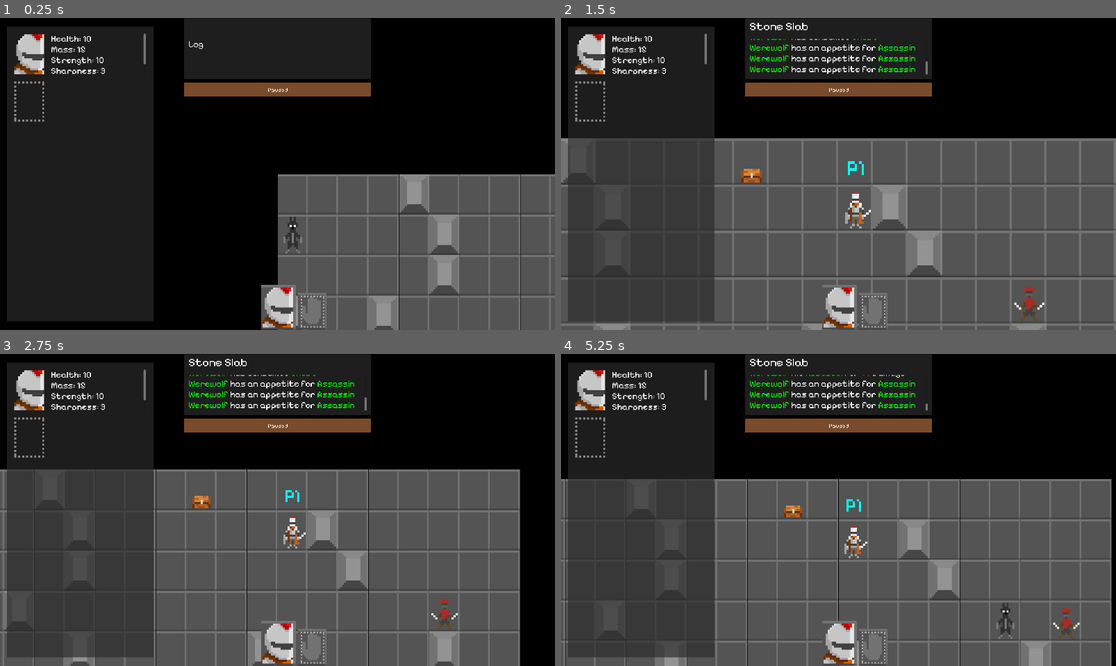
Above: before the commit, frames 1-4 (two rows, left to right).
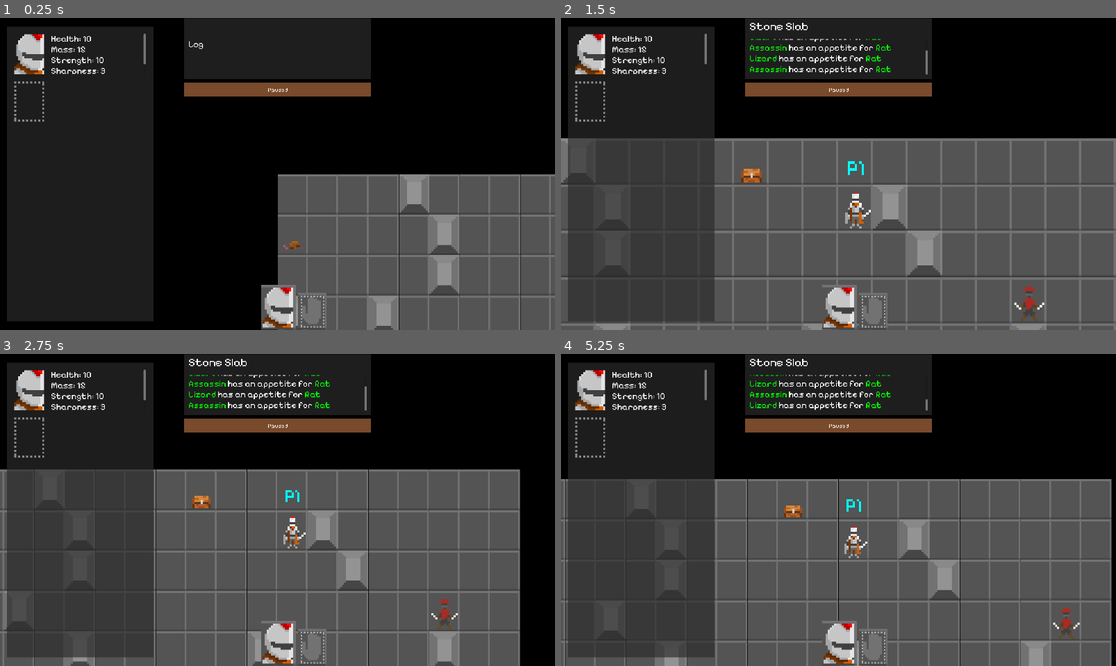
Above: after the commit, the same moments.

Repository: joshandersn/firecrest
Game: Godot game, scene res://main.tscn
Same seed, same stepped clock (60 frames per second), same inputs: the game is played once before the commit and once after it.
Inputs (mouse positions are in pixels of both pictures, inside the frame that each line leads up to):
- Up to frame 1 (0.25 s): no input
- Up to frame 2 (1.5 s): tap Enter at 0.5 s; move the mouse to (855, 192) at 0.52 s; hold D (move_right) 0.53-1.28 s; tap T (talk) at 0.6 s; move the mouse to (583, 192) at 1.27 s; hold S (move_down) from 1.28 s (still down); tap = (zoom_in) at 1.35 s
- Up to frame 3 (2.75 s): move the mouse to (16, 488) at 2.02 s; release S (move_down) at 2.03 s; hold D (move_right) from 2.03 s (still down); tap - (zoom_out) at 2.1 s
- Up to frame 4 (5.25 s): tap Space at 2.75, 5 s; move the mouse to (644, 491) at 2.77 s; release D (move_right) at 2.78 s; hold W (move_up) 2.78-3.53 s; tap T (talk) at 2.85, 5.1 s; move the mouse to (672, 528) at 3.52 s; hold A (move_left) 3.53-5.03 s; tap = (zoom_in) at 3.6 s; tap Enter at 4.25 s; move the mouse to (716, 531) at 4.27 s; tap - (zoom_out) at 4.35 s; move the mouse to (583, 528) at 5.02 s; hold S (move_down) from 5.03 s (still down)

The runs differ from the first frame. In frame 1, 0.2% of the frame differs, in the area x 51-55%, y 63-76%; in frame 2, 0.9%; in frame 3, 0.9%; in frame 4, 1.0%, in the area x 34-82%, y 6-92%.
Error in both runs: Invalid access to property or key 'entity' on a base object of type 'Nil'. (res://Objects/talk.gd:5)

Commit message:
adds wildlife

Diff:
--- /dev/null
+++ b/Entities/Wizard.tres
@@ -0,0 +1,23 @@
+[gd_resource type="Resource" script_class="ResEntity" load_steps=5 format=3 uid="uid://gisjknl5he8q"]
+
+[ext_resource type="Texture2D" uid="uid://u6tl41jyyiru" path="res://Assets/wizard.png" id="1_hwvxg"]
+[ext_resource type="Texture2D" uid="uid://cbhq63kw4toi5" path="res://Assets/grave.png" id="1_k086u"]
+[ext_resource type="Script" path="res://Resources/res_entity.gd" id="2_aplh3"]
+[ext_resource type="Texture2D" uid="uid://bfdh7x8cwn1pf" path="res://Assets/wizard portrait.png" id="3_1jvhw"]
+
+[resource]
+script = ExtResource("2_aplh3")
+tag = "Wizard"
+artwork = ExtResource("1_hwvxg")
+artwork_dead = ExtResource("1_k086u")
+portrait = ExtResource("3_1jvhw")
+health = 5
+health_max = 5
+strength = 3
+inititive = 3
+mass = 4
+sharpness = 1
+protein = 3
+savagery = 1
+sense = 10
+storage = Array[ExtResource("2_aplh3")]([])
--- /dev/null
+++ b/Entities/lizard.tres
@@ -0,0 +1,21 @@
+[gd_resource type="Resource" script_class="ResEntity" load_steps=4 format=3 uid="uid://bmurenvammway"]
+
+[ext_resource type="Texture2D" uid="uid://cl30hli1rsp80" path="res://Assets/lizard.png" id="1_nhpb7"]
+[ext_resource type="Texture2D" uid="uid://cbhq63kw4toi5" path="res://Assets/grave.png" id="2_i2xha"]
+[ext_resource type="Script" path="res://Resources/res_entity.gd" id="3_q07mu"]
+
+[resource]
+script = ExtResource("3_q07mu")
+tag = "Lizard"
+artwork = ExtResource("1_nhpb7")
+artwork_dead = ExtResource("2_i2xha")
+health = 5
+health_max = 5
+strength = 3
+inititive = 2
+mass = 4
+sharpness = 3
+protein = 6
+savagery = 3
+sense = 5
+storage = Array[ExtResource("3_q07mu")]([])
--- /dev/null
+++ b/Entities/rat.tres
@@ -0,0 +1,21 @@
+[gd_resource type="Resource" script_class="ResEntity" load_steps=4 format=3 uid="uid://7e8s2wq0syme"]
+
+[ext_resource type="Texture2D" uid="uid://cbhq63kw4toi5" path="res://Assets/grave.png" id="1_sb5ex"]
+[ext_resource type="Texture2D" uid="uid://b0rvs6vlqxv6p" path="res://Assets/rat.png" id="1_xk0rh"]
+[ext_resource type="Script" path="res://Resources/res_entity.gd" id="2_hpfia"]
+
+[resource]
+script = ExtResource("2_hpfia")
+tag = "Rat"
+artwork = ExtResource("1_xk0rh")
+artwork_dead = ExtResource("1_sb5ex")
+health = 1
+health_max = 1
+strength = 1
+inititive = 1
+mass = 1
+sharpness = 1
+protein = 2
+savagery = 2
+sense = 5
+storage = Array[ExtResource("2_hpfia")]([])
--- a/main.gd
+++ b/main.gd
@@ -11,6 +11,9 @@
 @onready var knight = load("res://Entities/knight.tres")
 @onready var assassin = load("res://Entities/Assassin.tres")
 @onready var werewolf = load("res://Entities/Werewolf.tres")
+@onready var wizard = load("res://Entities/Wizard.tres")
+@onready var rat = load("res://Entities/rat.tres")
+@onready var lizard = load("res://Entities/lizard.tres")
 @onready var health_potion = load("res://Entities/HealthPotion.tres")
 
 var rng = RandomNumberGenerator.new()
@@ -58,12 +61,14 @@
 				var n = rng.randf_range(0, 1)
 				var new_entity = entity.instantiate()
 				var new_entity_resource: ResEntity
-				if n > 0.75:
+				if n > 0.80:
 					new_entity_resource = slime
-				elif n > 0.50:
+				elif n > 0.60:
 					new_entity_resource = chest
-				elif n > 0.25:
-					new_entity_resource = werewolf
+				elif n > 0.40:
+					new_entity_resource = rat
+				elif n > 0.20:
+					new_entity_resource = lizard
 				else:
 					new_entity_resource = assassin
 				new_entity.entity = new_entity_resource.duplicate()
Binary file added: Assets/flower.png
Not shown, added: Assets/flower.png.import
Binary file added: Assets/lizard.png
Not shown, added: Assets/lizard.png.import
Binary file added: Assets/rat.png
Not shown, added: Assets/rat.png.import
Binary file added: Assets/septer.png
Not shown, added: Assets/septer.png.import
Binary file added: Assets/sword.png
Not shown, added: Assets/sword.png.import
Binary file added: Assets/wizard portrait.png
Not shown, added: Assets/wizard portrait.png.import
(and 2 more such lines)
